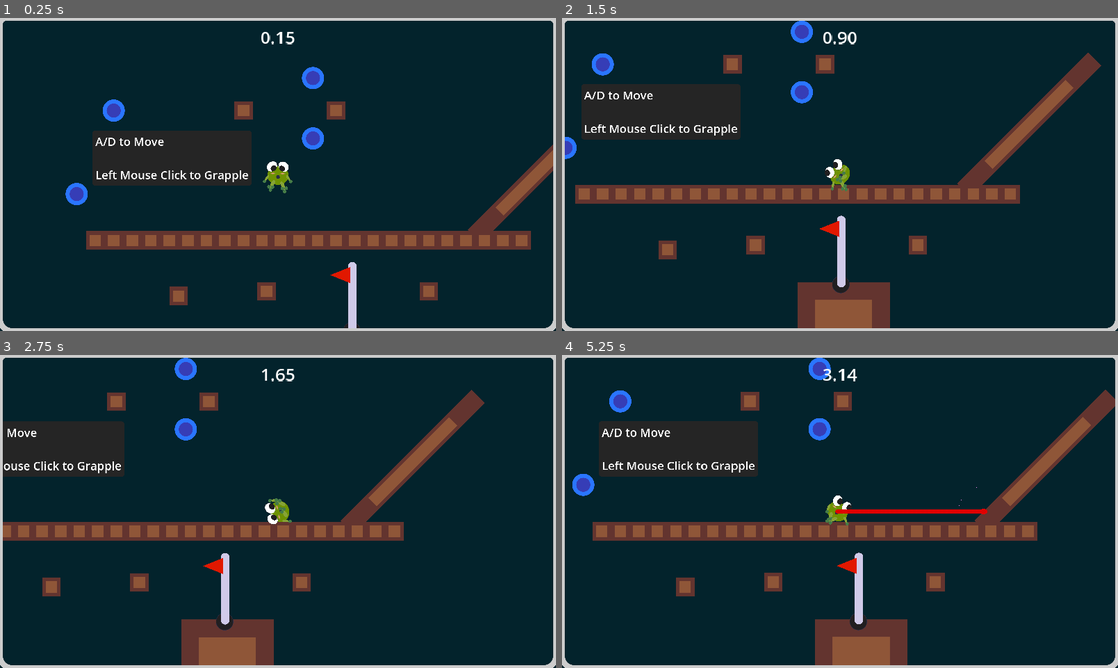
Above: before the commit, frames 1-4 (two rows, left to right).
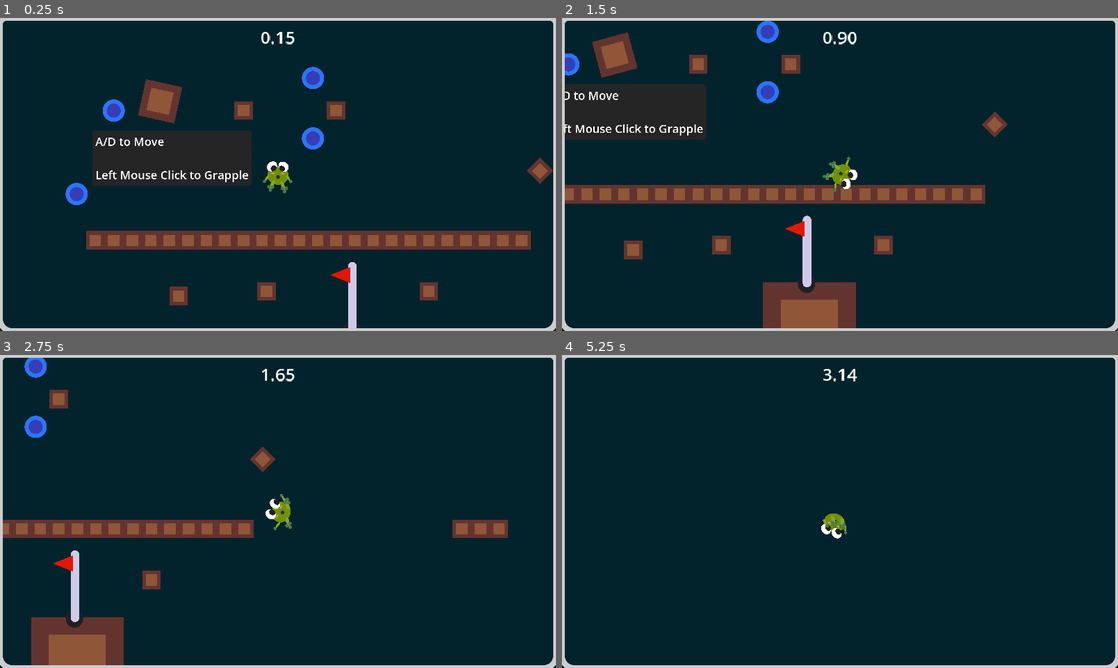
Above: after the commit, the same moments.

Repository: mathew-tran/twodimension
Game: Godot game, scene res://Scenes/Test.tscn
The game is run twice, just before and just after one commit, with the same random seed, the same clock (stepped at 60 frames per second) and the same inputs. Sound files missing from this copy of the repository are replaced by a short silence.
Inputs (mouse positions are in pixels of both pictures, inside the frame that each line leads up to):
- Up to frame 1 (0.25 s): no input
- Up to frame 2 (1.5 s): tap Enter at 0.5, 1.25 s; move the mouse to (962, 158) at 0.52 s; press the mouse at (962, 158) at 0.53 s; hold D (MoveRight) 0.53-1.28 s; move the mouse to (728, 190) at 1.27 s; release the mouse at (728, 190) at 1.28 s; hold S (Down) from 1.28 s (still down); click (728, 190) at 1.35 s
- Up to frame 3 (2.75 s): tap Enter at 2 s; move the mouse to (333, 442) at 2.02 s; release S (Down) at 2.03 s; hold D (MoveRight) from 2.03 s (still down); hold Space (Detach) from 2.03 s (still down); click (333, 442) at 2.3 s
- Up to frame 4 (5.25 s): tap Enter at 2.75, 3.5, 4.25 s; move the mouse to (812, 574) at 2.77 s; release D (MoveRight) at 2.78 s; release Space (Detach) at 2.78 s; hold W (Up) 2.78-3.53 s; click (812, 574) at 2.85 s; move the mouse to (1006, 558) at 3.52 s; press the mouse at (1006, 558) at 3.53 s; hold A (MoveLeft) 3.53-5.03 s; move the mouse to (673, 464) at 4.27 s; release the mouse at (673, 464) at 4.28 s; tap Space (Detach) at 4.35 s; click (673, 464) at 4.55 s; move the mouse to (867, 511) at 5.02 s; press the mouse at (867, 511) at 5.03 s; hold S (Down) from 5.03 s (still down)

The runs differ from the first frame. In frame 1, 1.8% of the frame differs, in the area x 24-100%, y 19-68%; in frame 2, 13%; in frame 3, 18%, in the area x 0-92%, y 0-100%; in frame 4, 17%.

Commit message:
be able to track when attached object is moving or rotating, couldn't figure out how to deal with scaled objects at the moment

Diff:
--- /dev/null
+++ b/Prefab/Environment/MovingBlock.tscn
@@ -0,0 +1,18 @@
+[gd_scene load_steps=4 format=3 uid="uid://cpxfbkoon774f"]
+
+[ext_resource type="Script" path="res://Script/Environment/RotatingBlock.gd" id="1_7oukv"]
+[ext_resource type="Texture2D" uid="uid://h0w3uhas8qka" path="res://Art/Environment/TilePiece.png" id="2_ih70j"]
+
+[sub_resource type="RectangleShape2D" id="RectangleShape2D_j4ckg"]
+size = Vector2(240, 240)
+
+[node name="MovingBlock" type="RigidBody2D"]
+freeze = true
+constant_torque = 50.0
+script = ExtResource("1_7oukv")
+
+[node name="Sprite2D" type="Sprite2D" parent="."]
+texture = ExtResource("2_ih70j")
+
+[node name="CollisionShape2D" type="CollisionShape2D" parent="."]
+shape = SubResource("RectangleShape2D_j4ckg")
--- /dev/null
+++ b/Prefab/Environment/RotatingBlock.tscn
@@ -0,0 +1,18 @@
+[gd_scene load_steps=4 format=3 uid="uid://bnwathjm0sh0k"]
+
+[ext_resource type="Script" path="res://Script/Environment/RotatingBlock.gd" id="1_8jsyu"]
+[ext_resource type="Texture2D" uid="uid://h0w3uhas8qka" path="res://Art/Environment/TilePiece.png" id="1_e4d1n"]
+
+[sub_resource type="RectangleShape2D" id="RectangleShape2D_j4ckg"]
+size = Vector2(240, 240)
+
+[node name="RotatingBlock" type="RigidBody2D"]
+freeze = true
+constant_torque = 50.0
+script = ExtResource("1_8jsyu")
+
+[node name="Sprite2D" type="Sprite2D" parent="."]
+texture = ExtResource("1_e4d1n")
+
+[node name="CollisionShape2D" type="CollisionShape2D" parent="."]
+shape = SubResource("RectangleShape2D_j4ckg")
--- a/Prefab/Peg.tscn
+++ b/Prefab/Peg.tscn
@@ -5,7 +5,7 @@
 [ext_resource type="Texture2D" uid="uid://1io4nafvox78" path="res://Art/Peg/Peg_Ring.png" id="3_yqxkg"]
 
 [sub_resource type="CircleShape2D" id="CircleShape2D_rbv35"]
-radius = 40.0
+radius = 37.0742
 
 [sub_resource type="CircleShape2D" id="CircleShape2D_58lcd"]
 radius = 80.0
--- a/Prefab/Player.tscn
+++ b/Prefab/Player.tscn
@@ -25,7 +25,7 @@
 height = 44.0
 
 [sub_resource type="CircleShape2D" id="CircleShape2D_d57al"]
-radius = 70.0071
+radius = 69.0
 
 [node name="Player" type="RigidBody2D"]
 z_index = 5
--- a/Scenes/Test.tscn
+++ b/Scenes/Test.tscn
@@ -7,6 +7,7 @@
 [ext_resource type="PackedScene" uid="uid://bqwlitg3xcvbi" path="res://Prefab/Peg.tscn" id="3_ihwis"]
 [ext_resource type="PackedScene" uid="uid://cmg045qldjb6b" path="res://Prefab/GameManager.tscn" id="5_8i8bs"]
 [ext_resource type="Theme" uid="uid://bmylepva82ku0" path="res://Themes/HintText.tres" id="7_sjhpe"]
+[ext_resource type="PackedScene" uid="uid://bnwathjm0sh0k" path="res://Prefab/Environment/RotatingBlock.tscn" id="8_e2okk"]
 
 [node name="Level" type="Node2D"]
 script = ExtResource("1_prlum")
@@ -65,7 +66,6 @@
 [node name="Tile50" parent="." instance=ExtResource("2_yiuob")]
 position = Vector2(2624, 480)
 rotation = 2.35619
-scale = Vector2(10, 1)
 
 [node name="Tile17" parent="." instance=ExtResource("2_yiuob")]
 position = Vector2(2240, 960)
@@ -206,3 +206,5 @@
 text = "A/D to Move
 
 Left Mouse Click to Grapple"
+
+[node name="RigidBody2D" parent="." instance=ExtResource("8_e2okk")]
--- /dev/null
+++ b/Script/Environment/MovingBlock.gd
@@ -0,0 +1,4 @@
+extends RigidBody2D
+
+func _process(delta):
+	global_position += Vector2.UP * 100 * delta
--- /dev/null
+++ b/Script/Environment/RotatingBlock.gd
@@ -0,0 +1,4 @@
+extends RigidBody2D
+
+func _process(delta):
+	rotation_degrees += 50 * delta
--- a/Script/Player.gd
+++ b/Script/Player.gd
@@ -98,12 +98,12 @@
 		TongueEndRef.OwnerObject = self
 		TongueEndRef.MaxLength = MaxLength
 		get_parent().add_child(TongueEndRef)
+
 		$AudioStreamPlayer2D.play()
 		if $RayCast2D.is_colliding():
 			TongueEndRef.global_position = $RayCast2D.get_collision_point()
 			TongueEndRef.get_node("PinJoint2D").node_b = get_path()
-			TongueEndRef.get_node("ConnectionJoint").node_b = $RayCast2D.get_collider().get_path()
-			TongueEndRef.CollisionPosition = $RayCast2D.get_collision_point()
+			TongueEndRef.SetupInitialTracking($RayCast2D.get_collision_point(), $RayCast2D.get_collider().get_path())
 			angular_velocity = 0
 			$RayCast2D.enabled = false
 			TongueEndRef.EmitParticle()
--- a/Script/TongueEnd.gd
+++ b/Script/TongueEnd.gd
@@ -13,10 +13,23 @@
 
 var bEnabled = true
 var CollisionPosition = Vector2.ZERO
+var LocalOffset = Vector2.ZERO
+var LocalRotationOffset : float
 
-func GetOffsetPosition():
-	return CollisionPosition
+func SetupInitialTracking(trackedPosition, connectionJointPath):
+	$ConnectionJoint.node_b = connectionJointPath
+	CollisionPosition = trackedPosition
+	LocalOffset = GetSurface().to_local(CollisionPosition)
+	LocalRotationOffset = global_rotation - GetSurface().global_rotation
 
+func UpdateTrackingPosition():
+	var scaledOffset = LocalOffset
+	var rotatedOffset = scaledOffset.rotated(GetSurface().global_rotation)
+	global_position = GetSurface().global_position + rotatedOffset
+	global_rotation = GetSurface().global_rotation + LocalRotationOffset
+
+func GetSurface():
+	return get_node($ConnectionJoint.node_b)
 
 func _process(delta):
 	if bEnabled == false:
@@ -30,7 +43,6 @@
 			queue_free()
 	else:
 		$Line2D.points[0] = to_local(self.global_position)
-		print($ConnectionJoint.node_b)
 		if $PinJoint2D.node_b != OwnerObject.get_path() or get_node_or_null($ConnectionJoint.node_b) == null:
 			if $KillTimer.time_left == 0.0:
 				$KillTimer.start()
@@ -38,7 +50,7 @@
 		else:
 			$Line2D.default_color = Color.RED
 			$Sprite2D.modulate = Color.RED
-			global_position = GetOffsetPosition()
+			UpdateTrackingPosition()
 
 func EmitParticle():
 	$CPUParticles2D.emitting = true
Not shown: 1 places in Scenes/Test.tscn that only renumber resources
